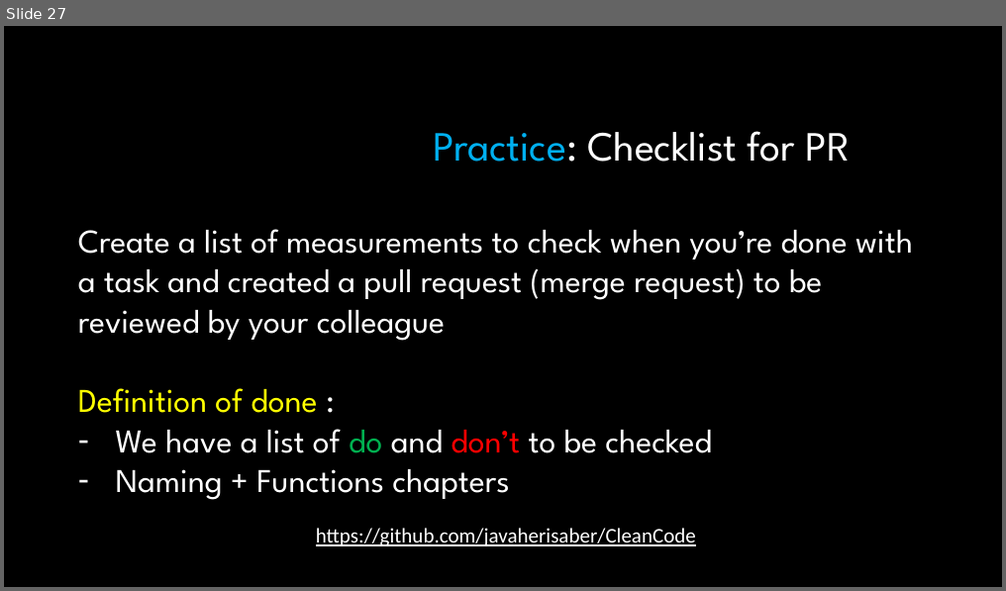
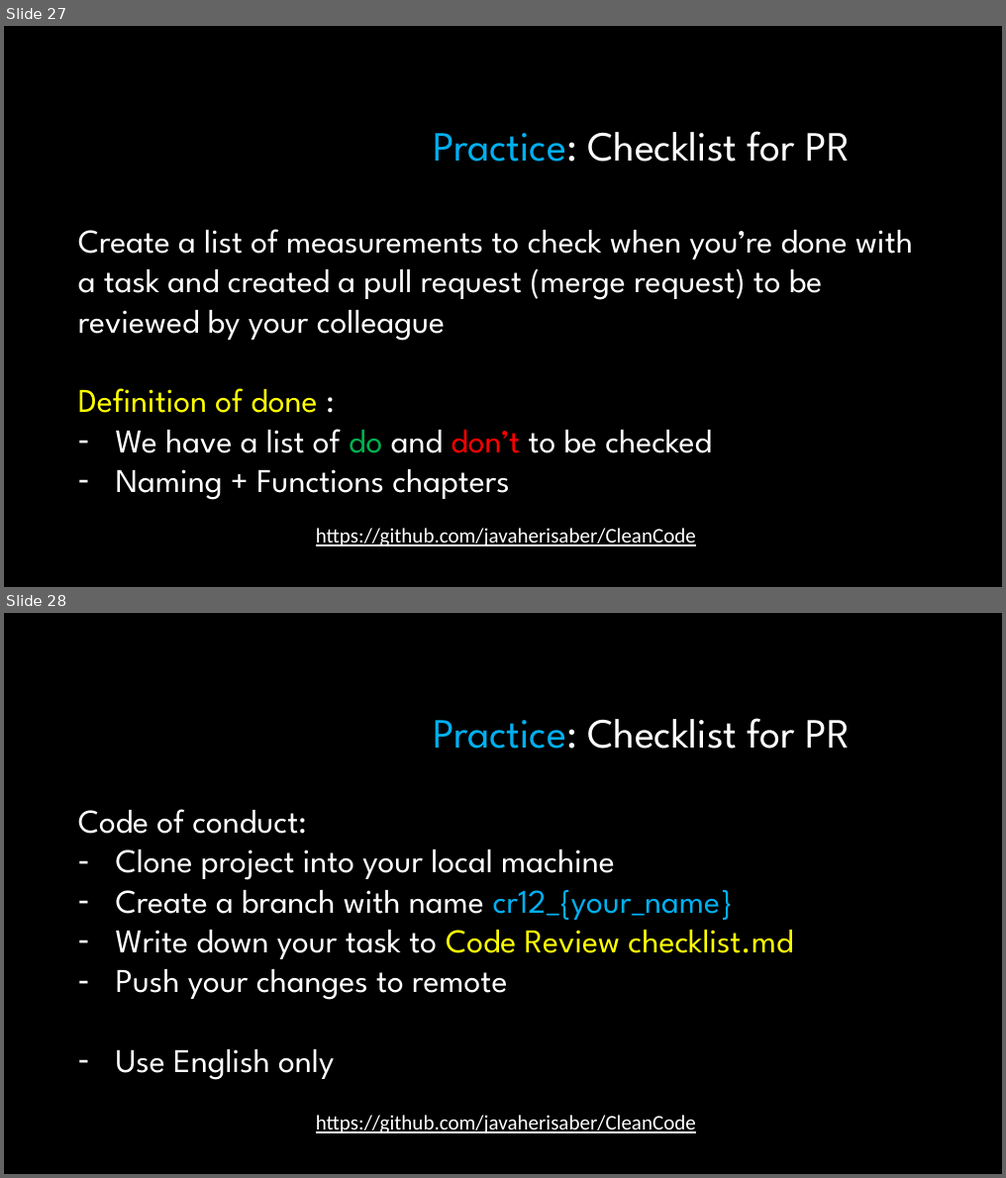
Before and after one commit to javaherisaber/CleanCode, a slide deck: slides/03 - Chapter 3 - Functions.pptx. Shown one above the other, each under a label of ours: slide 27 before the commit, slides 27 and 28 after it. The pictures are 1006x591 and 1006x1178 pixels, drawn with LibreOffice and Linux fonts; fonts in the diff are those of the drawing; background and template pictures are left out. Boxes give left, top, right and bottom in pixels: in the first picture for what was removed or moved away, otherwise in the second. Text is boxed around its words. In the diff, an @@ line names an element or a change of style, - is before the commit and + after.

Commit message:
Update chapter 3 slide

```diff
--- a/slides/03 - Chapter 3 - Functions.pptx
+++ b/slides/03 - Chapter 3 - Functions.pptx
@@ slide 28 added at (4,613,1002,1174), background #FFFFFF; not listed: 1 template element that a slide beside it also shows @@
@@ title added at (434,718,850,749), 40 pt, text #FFFFFF @@
+Practice: Checklist for PR
@@ text added at (78,809,793,1080), 32 pt, text #FFFFFF @@
+Code of conduct:
+– Clone project into your local machine
+– Create a branch with name cr12_{your_name}
+– Write down your task to Code Review checklist.md
+– Push your changes to remote
+– Use English only
@@ text added at (316,1115,696,1134), 20 pt, text #FFFFFF, underline @@
+https://github.com/javaherisaber/CleanCode
```
